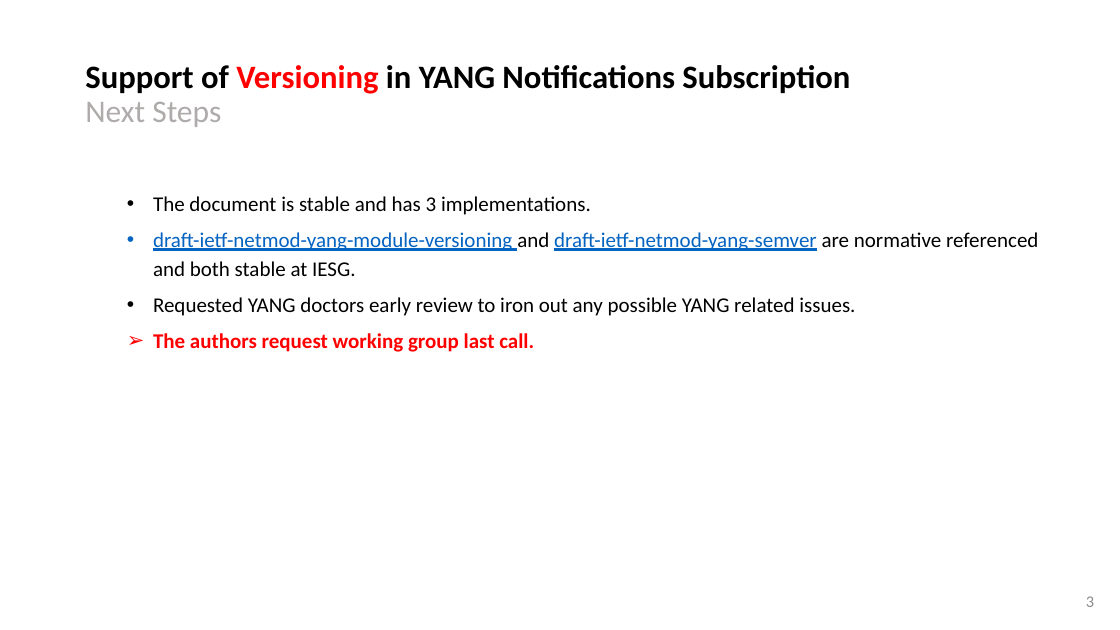
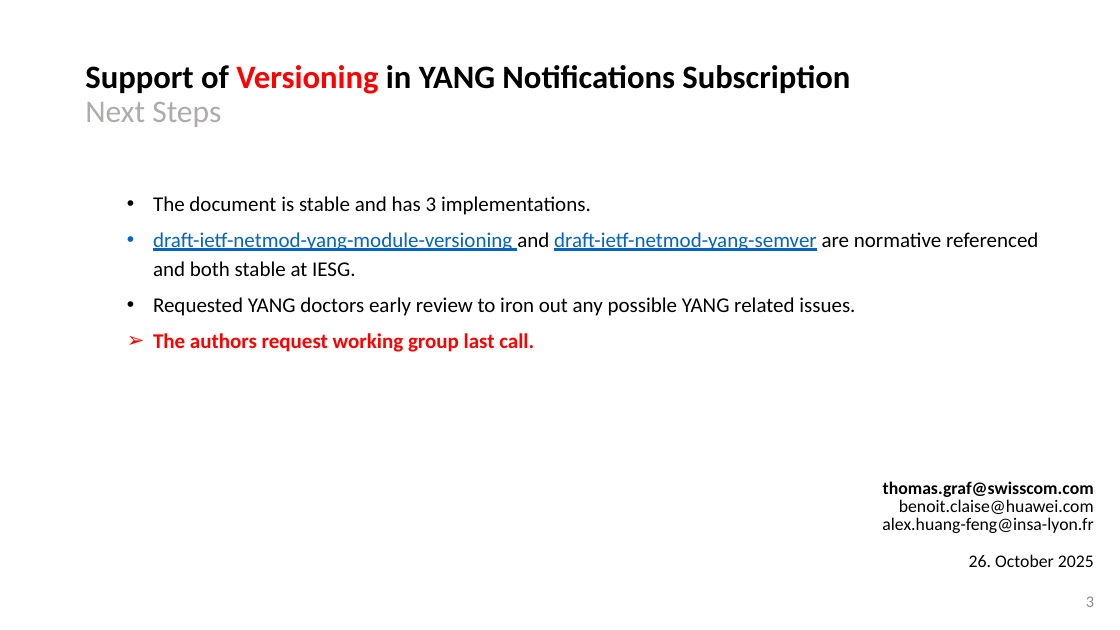
Before and after one commit to network-analytics/ietf-network-analytics-document-status, a slide deck: slide 3 of 124/NETCONF/draft-ietf-netconf-yang-notifications-versioning-09.pptx. Drawn at 1120x630 pixels with LibreOffice and Linux fonts; fonts in the diff are those of the drawing. Boxes give left, top, right and bottom in pixels: in the first picture for what was removed or moved away, otherwise in the second. Text is boxed around its words. In the diff, an @@ line names an element or a change of style, - is before the commit and + after.

```diff
--- a/124/NETCONF/draft-ietf-netconf-yang-notifications-versioning-09.pptx
+++ b/124/NETCONF/draft-ietf-netconf-yang-notifications-versioning-09.pptx
@@ text added at <box>882,481,1094,567</box>, 15.2 pt, text #000000 @@
+thomas.graf@swisscom.com
+benoit.claise@huawei.com
+alex.huang-feng@insa-lyon.fr
+26. October 2025
```
Also in this commit, not shown: 2 other slides changed, 12 other files.
